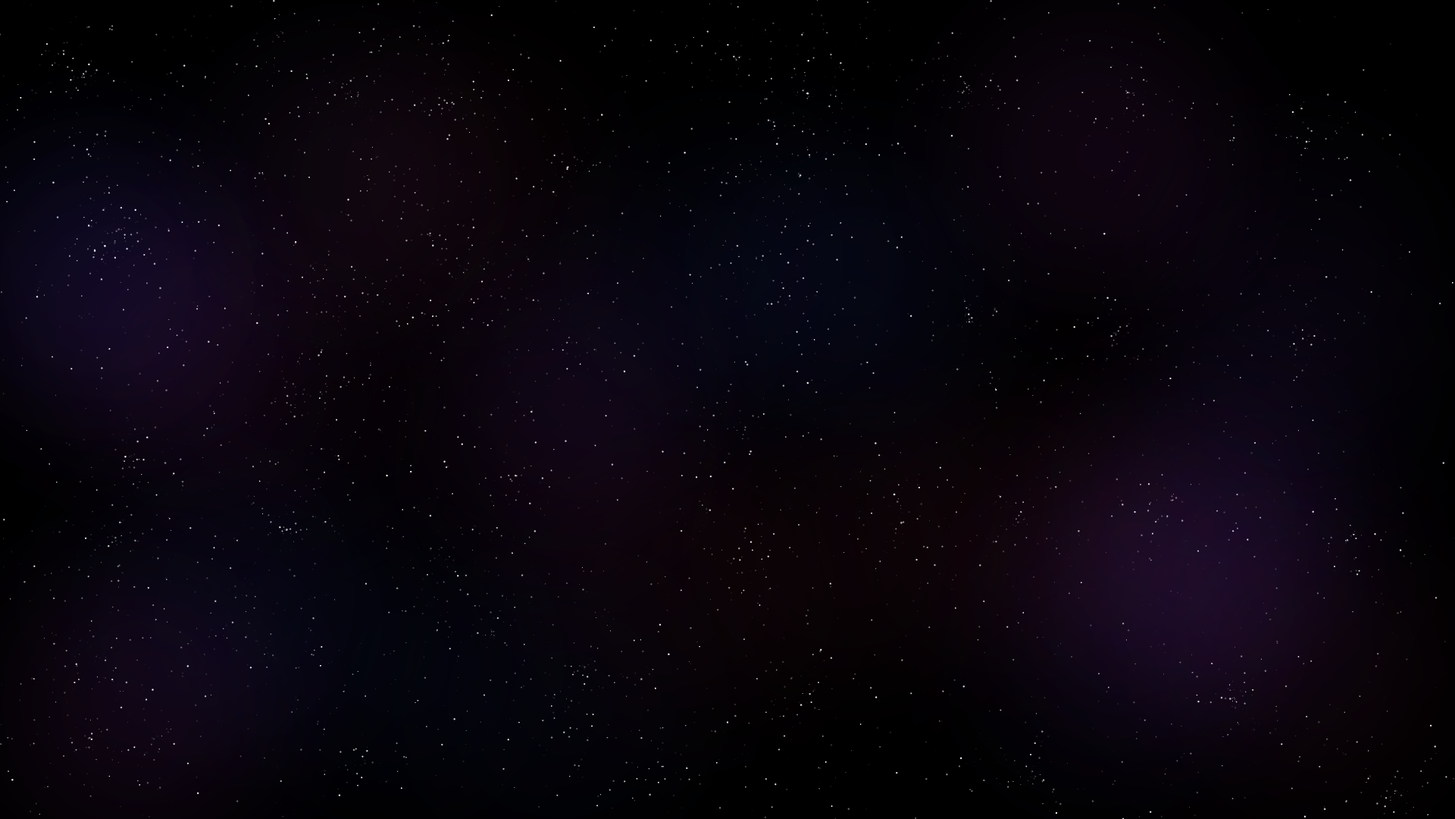
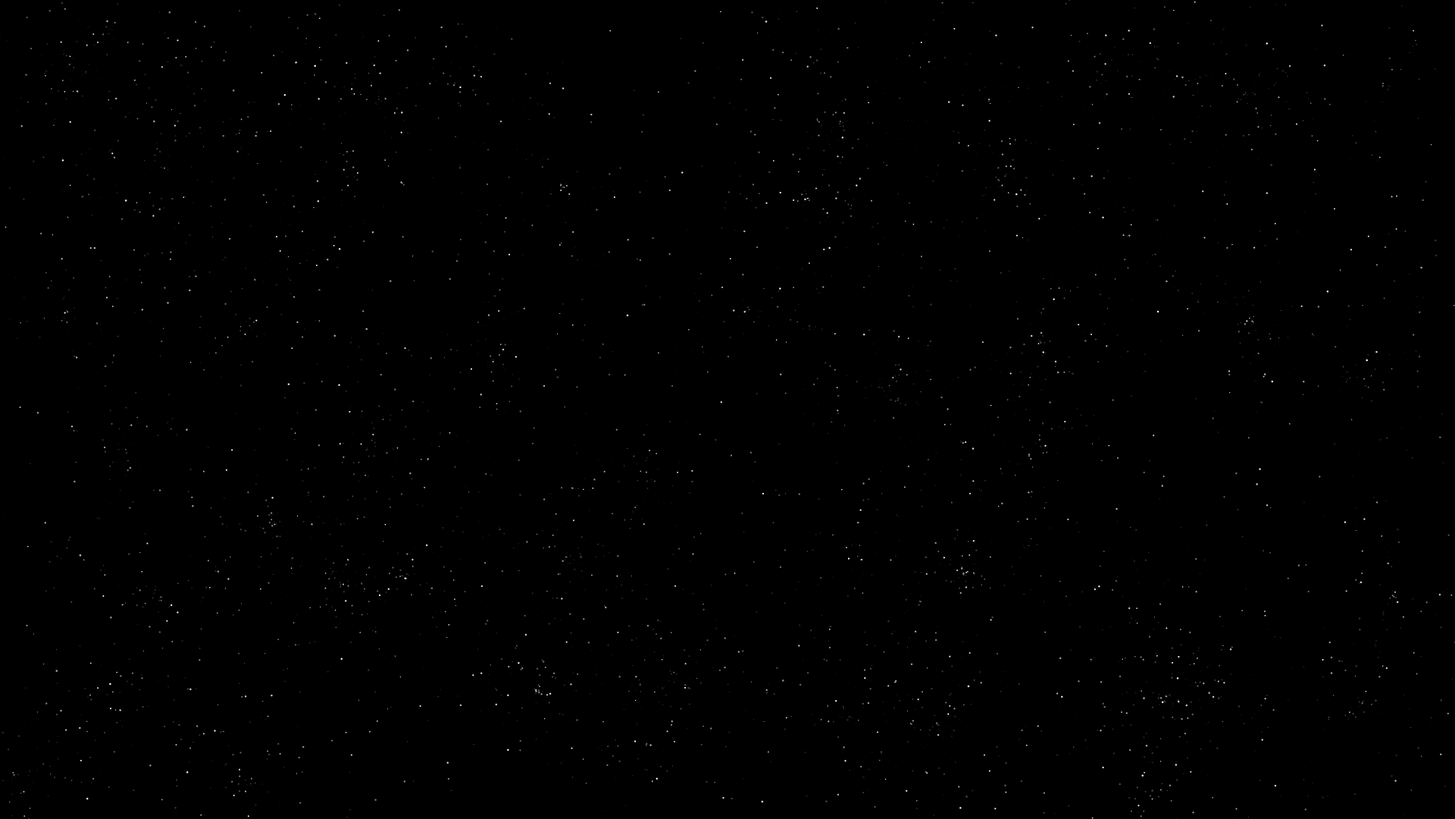
Layer changes from the first w=1455, h=819 image to the second:
renamed "Paint Layer 1" to "Stars", painted on it over (0, 0, 1455, 819)
